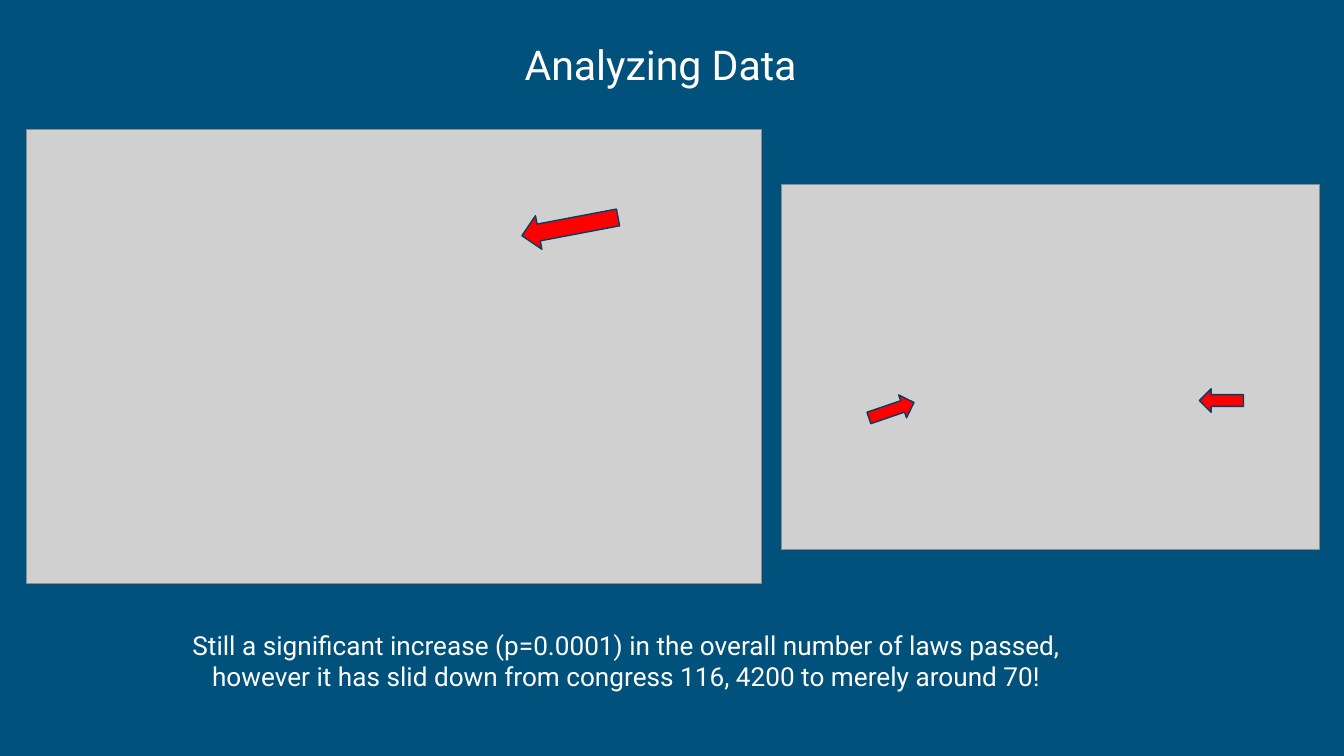
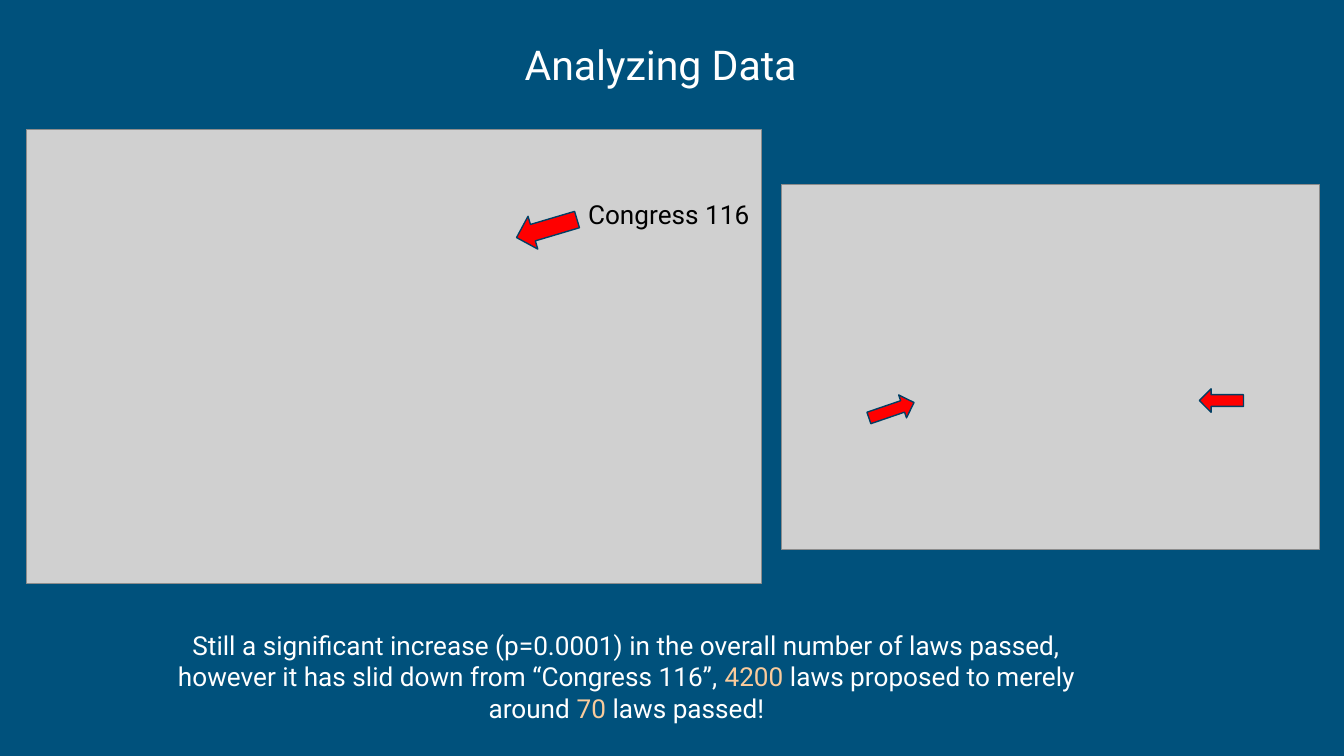
Before and after one commit to Foxxenn/Analysis_of_Congress_Healthcare, a slide deck: slide 11 of Analysis of Healthcare and Congress.pptx (slide 10 before the commit). Drawn at 1344x756 pixels with LibreOffice and Linux fonts; fonts in the diff are those of the drawing; grey boxes stand for pictures. Boxes give left, top, right and bottom in pixels: in the first picture for what was removed or moved away, otherwise in the second. Text is boxed around its words. In the diff, an @@ line names an element or a change of style, - is before the commit and + after.

Commit message:
Highlighted some words, added Congress 116

```diff
--- a/Analysis of Healthcare and Congress.pptx
+++ b/Analysis of Healthcare and Congress.pptx
@@ left arrow at [511,203,581,253]: rotation 349 to 343 degrees @@
@@ text added at [588,205,749,230], 14 pt, text #000000 @@
+Congress 116
@@ text at [178,634,1074,724]: text changed @@
-Still a significant increase (p=0.0001) in the overall number of laws passed, however it has slid down from congress 116, 4200 to merely around 70!
+Still a significant increase (p=0.0001) in the overall number of laws passed, however it has slid down from “Congress 116”, 4200 laws proposed to merely around 70 laws passed!
```
Also in this commit, not shown: 6 other slides changed, 1 slide added.
